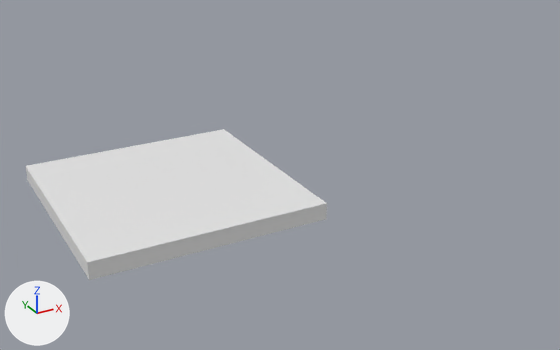
A saved change to the Blender file Blender/TileExample.blend.
Both versions are drawn from a 50 mm camera at (-6.35, -17.6, 8.56) aimed at (3.15, -0.33, -0.07). Arrows for +X, +Y and +Z are at lower left; the lights stay in place.
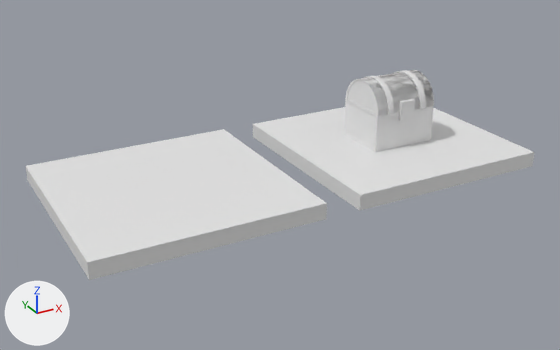
Boxes (x1, y1, x2, y2) around the edits, measured in the pictures (560 x 350 px):
```json
{"object": "Cube.001", "change": "added", "after": [253, 107, 534, 210]}
{"object": "ChestTop", "change": "added", "after": [345, 70, 434, 121]}
{"object": "ChestBottom", "change": "added", "after": [344, 100, 434, 152]}
```

Scene script edits in JSON lines:
```json
{"op": "add", "block": "me_cylinder", "code": ["me_cylinder = bpy.data.meshes.new('Cylinder')", "me_cylinder.from_pydata(...)  # 348 vertices, 284 faces; spans x -1.0..0.3, y -1.0..1.0, z -16.7..4.6"]}
{"op": "add", "block": "me_cube_004", "code": ["me_cube_004 = bpy.data.meshes.new('Cube.004')", "me_cube_004.from_pydata(...)  # 32 vertices, 30 faces; spans x -1.0..1.0, y -0.82..0.82, z -1.0..0.11"]}
{"op": "add", "block": "ob_chesttop", "code": ["ob_chesttop = bpy.data.objects.new('ChestTop', me_cylinder)", "ob_chesttop.location = (7.56, 0.0, 1.31)", "ob_chesttop.rotation_euler = (0.0, 1.571, 0.0)  # degrees (0, 90, 0)", "ob_chesttop.scale = (0.871, 0.891, 0.0932)"]}
{"op": "add", "block": "ob_chestbottom", "code": ["ob_chestbottom = bpy.data.objects.new('ChestBottom', me_cube_004)", "ob_chestbottom.location = (7.0, 0.0, 1.21)"]}
{"op": "add", "block": "ob_cube_001", "code": ["ob_cube_001 = bpy.data.objects.new('Cube.001', me_cube_001.copy())  # the mesh of ob_cube", "ob_cube_001.location = (7.0, 0.0, 0.0)", "ob_cube_001.scale = (3.0, 3.0, 0.22)"]}
```
